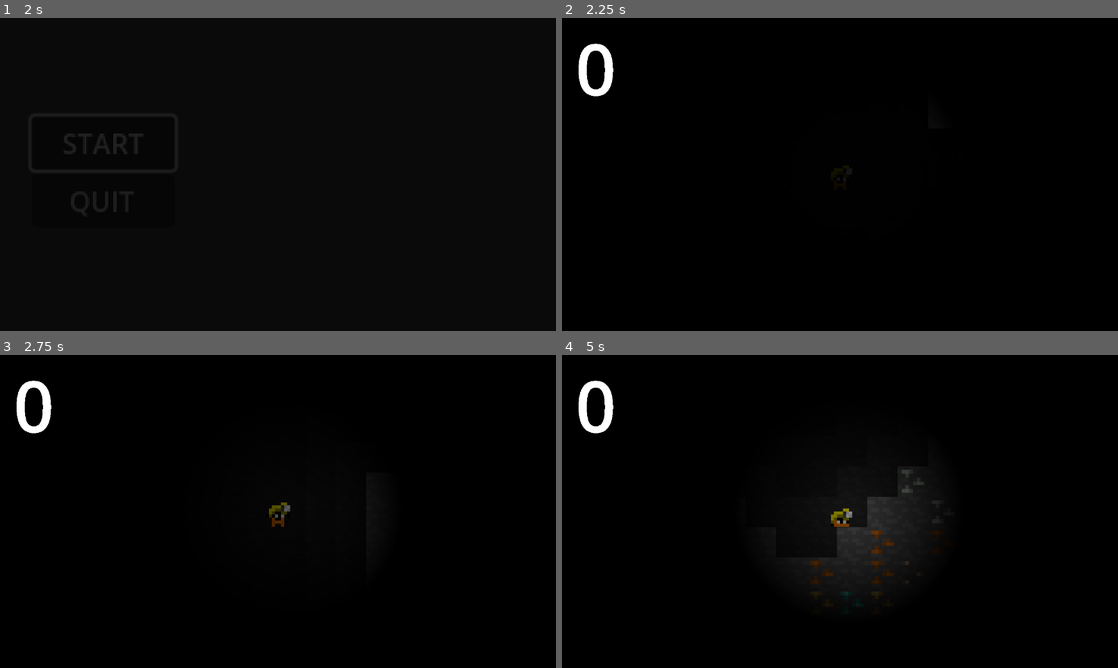
Above: before the commit, frames 1-4 (two rows, left to right).
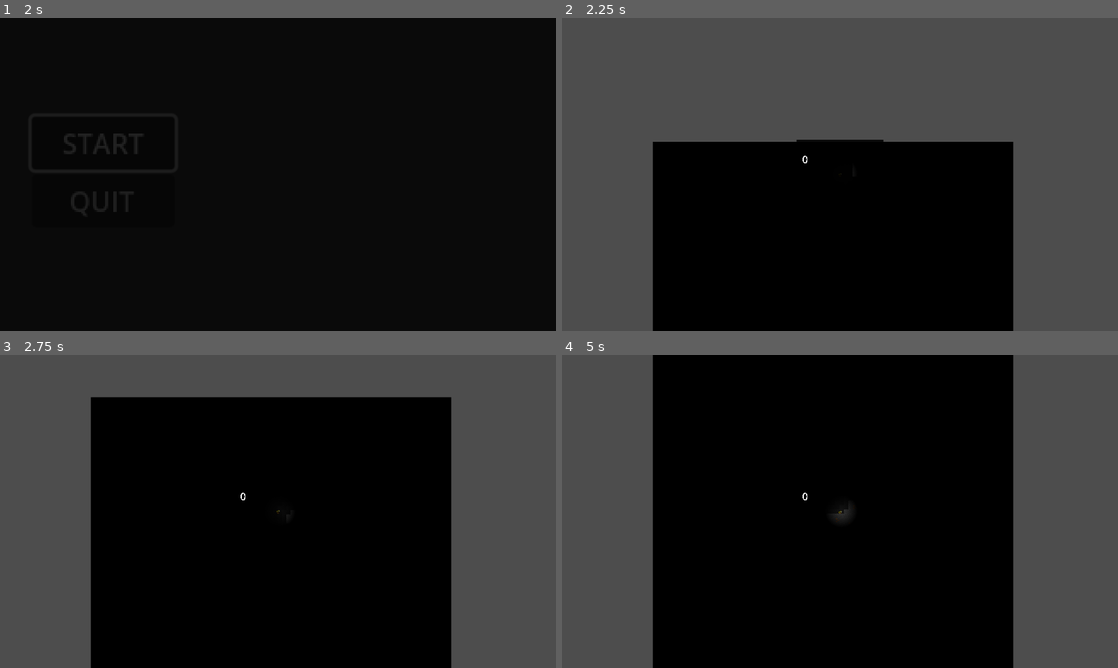
Above: after the commit, the same moments.

Repository: SheEldenOnMyRingUntilITarnished/GDD-223-Game-1-Week-Jam-
Game: Godot game, scene res://Scenes/main_menu.tscn
Same seed, same stepped clock (60 frames per second), same inputs: the game is played once before the commit and once after it.
Inputs:
- Up to frame 1 (2 s): click "START" at 0.5 s; click "START" at 1.25 s
- Up to frame 2 (2.25 s): hold D (Player_Right) from 2.03 s (still down); tap E (Player_Interact) at 2.1 s
- Up to frame 3 (2.75 s): keep holding D (Player_Right); tap Space (Player_Jump) at 2.27 s
- Up to frame 4 (5 s): tap Down (Player_Pickaxe_Down) at 2.85 s; tap Space (Player_Jump) at 3.02, 4.25, 4.52 s; tap Enter at 3.5 s; release D (Player_Right) at 3.53 s; hold A (Player_Left) 3.53-4.28 s; hold Left (Player_Pickaxe_Left) 3.53-4.28 s; hold D (Player_Right) from 4.28 s (still down); tap Right (Player_Pickaxe_Right) at 4.35 s

Frame 1 is identical in both runs. In frame 2, 61% of the frame differs, in the area x 0-100%, y 0-100%; in frame 3, 44%; in frame 4, 39%.

Commit message:
Added in stores
Added in stores, haven't added a system to buy items yet though

Diff:
--- a/Prefabs/Blocks/bedrock_block_prefab.tscn
+++ b/Prefabs/Blocks/bedrock_block_prefab.tscn
@@ -5,3 +5,6 @@
 
 [node name="Node2D" instance=ExtResource("1_i73xn")]
 script = ExtResource("2_m72mm")
+
+[node name="Sprite2D" parent="." index="1"]
+z_index = 1
--- /dev/null
+++ b/Prefabs/Blocks/torch_block_prefab.tscn
@@ -0,0 +1,20 @@
+[gd_scene load_steps=4 format=3 uid="uid://c0gxwm6ed3chf"]
+
+[ext_resource type="PackedScene" uid="uid://f1j1yp33pky1" path="res://Prefabs/basic_block_prefab.tscn" id="1_d125p"]
+[ext_resource type="Script" uid="uid://c0x1aufh07a1d" path="res://Scripts/Blocks/background_block_data.gd" id="2_ou7ii"]
+[ext_resource type="Texture2D" uid="uid://1s6o2j7m8tni" path="res://Sprites/a5bbfead133882d0a9f4c14a092c97be9cbbf5a3.png" id="3_1ghvp"]
+
+[node name="Node2D" instance=ExtResource("1_d125p")]
+script = ExtResource("2_ou7ii")
+
+[node name="CollisionShape2D" parent="." index="0"]
+disabled = true
+
+[node name="Sprite2D" parent="." index="1"]
+frame = 5
+
+[node name="PointLight2D" type="PointLight2D" parent="." index="2"]
+scale = Vector2(0.3, 0.3)
+color = Color(1, 0.4509804, 0, 1)
+energy = 3.0
+texture = ExtResource("3_1ghvp")
--- /dev/null
+++ b/Prefabs/Refill_Oil_Station.tscn
@@ -0,0 +1,23 @@
+[gd_scene load_steps=4 format=3 uid="uid://cln704s3yf8b"]
+
+[ext_resource type="Script" uid="uid://b5o5rdufrekcf" path="res://Scripts/refill_oil_station_data.gd" id="1_keblg"]
+[ext_resource type="Texture2D" uid="uid://cayylhm77epw2" path="res://Sprites/Block Sprites.png" id="2_p261y"]
+
+[sub_resource type="RectangleShape2D" id="RectangleShape2D_r7mca"]
+size = Vector2(10, 10)
+
+[node name="Node2D" type="Area2D"]
+script = ExtResource("1_keblg")
+
+[node name="CollisionShape2D" type="CollisionShape2D" parent="."]
+shape = SubResource("RectangleShape2D_r7mca")
+disabled = true
+
+[node name="Sprite2D" type="Sprite2D" parent="."]
+modulate = Color(0.15686275, 0, 1, 1)
+scale = Vector2(1.25, 1.25)
+texture = ExtResource("2_p261y")
+hframes = 11
+frame = 3
+
+[connection signal="area_entered" from="." to="." method="_on_area_entered"]
--- a/Scenes/main_game.tscn
+++ b/Scenes/main_game.tscn
@@ -1,9 +1,11 @@
-[gd_scene load_steps=12 format=3 uid="uid://632ip3qy3hbl"]
+[gd_scene load_steps=14 format=3 uid="uid://632ip3qy3hbl"]
 
 [ext_resource type="Script" uid="uid://b3toqbb2vuqom" path="res://Scripts/main_game_system.gd" id="1_6j5ir"]
 [ext_resource type="PackedScene" uid="uid://gi2xish0ma2a" path="res://Scenes/cave_generator.tscn" id="1_l756w"]
 [ext_resource type="PackedScene" uid="uid://un0y14wnyj4r" path="res://Prefabs/Player.tscn" id="2_pu3va"]
 [ext_resource type="Script" uid="uid://xqb3l377u5ld" path="res://Scripts/ValueHolder.gd" id="3_0e3vx"]
+[ext_resource type="Script" uid="uid://c21c0y6aq15l3" path="res://Scripts/camera_controller.gd" id="4_mgc0q"]
+[ext_resource type="PackedScene" uid="uid://nxbppas5ve38" path="res://Prefabs/shop_prefab.tscn" id="6_bb2iq"]
 
 [sub_resource type="CanvasItemMaterial" id="CanvasItemMaterial_0e3vx"]
 light_mode = 1
@@ -91,7 +93,7 @@
 
 [node name="Camera2D" type="Camera2D" parent="Player"]
 position = Vector2(0, 3)
-zoom = Vector2(7, 7)
+script = ExtResource("4_mgc0q")
 
 [node name="ColorRect" type="ColorRect" parent="Player/Camera2D"]
 visible = false
@@ -100,6 +102,13 @@
 offset_right = 100.0
 offset_bottom = 120.0
 color = Color(0, 0, 0, 1)
+
+[node name="Shop" parent="Player/Camera2D" instance=ExtResource("6_bb2iq")]
+visible = false
+offset_left = -625.0
+offset_top = -346.0
+offset_right = -625.0
+offset_bottom = -346.0
 
 [node name="Control" type="Control" parent="Player"]
 material = SubResource("CanvasItemMaterial_0e3vx")
@@ -140,4 +149,5 @@
 &"": SubResource("AnimationLibrary_6j5ir")
 }
 
+[connection signal="update_camera" from="Player" to="Player/Camera2D" method="_on_player_update_camera"]
 [connection signal="update_money" from="Player" to="Player/Control/VSplitContainer/Label" method="_on_player_update_money"]
--- /dev/null
+++ b/Scripts/camera_controller.gd
@@ -0,0 +1,5 @@
+extends Camera2D
+
+
+func _on_player_update_camera(size: int) -> void:
+	zoom = Vector2(size,size)
--- a/Scripts/cave_generator.gd
+++ b/Scripts/cave_generator.gd
@@ -2,19 +2,21 @@
 
 #ORE RARITY
 const COPPER_ORE_RARITY: float = 1
-const IRON_ORE_RARITY: float = 3
-const SILVER_ORE_RARITY: float = 5
-const GOLD_ORE_RARITY: float = 8
-const DIAMOND_RARITY: float = 12
+const IRON_ORE_RARITY: float = 7
+const SILVER_ORE_RARITY: float = 12
+const GOLD_ORE_RARITY: float = 56
+const DIAMOND_RARITY: float = 82
 
 #CAVE GENERATION---
-const WIDTH: int = 60
-const HEIGHT_OF_FALL_AREA: int = 300
-const HEIGHT_OF_CAVE: int = 600
-const HEIGHT_OF_WIN_ROOM: int = 30
-const THICKNESS_OF_BORDERS: int = 12
+const WIDTH: float = 60
+const HEIGHT_OF_FALL_AREA: float = 300
+const AMOUNT_OF_SHOPS: float = 6
+const SHOP_HEIGHT: float = 12
+const HEIGHT_OF_CAVE: float = 1200
+const HEIGHT_OF_WIN_ROOM: float = 30
+const THICKNESS_OF_BORDERS: float = 12
 const CELL_SIZE: float = 10.0
-const CAVE_SMOOTHING: int = 4
+const CAVE_SMOOTHING: float = 4
 
 #BLOCKS
 const BACKGROUND_BLOCK = preload("res://Prefabs/Blocks/background_block_prefab.tscn")
@@ -28,6 +30,14 @@
 const DIAMOND_BLOCK = preload("res://Prefabs/Blocks/diamond_block.tscn")
 const BEDROCK_BLOCK = preload("res://Prefabs/Blocks/bedrock_block_prefab.tscn")
 
+#DECORATIONS
+const TORCH_BLOCK = preload("res://Prefabs/Blocks/torch_block_prefab.tscn")
+#const ROCK_DECORATION = preload()
+#const ROOF_ROCK_DECORATION = preload()
+
+#Shop
+const COUNT_OF_TORCHS: int = 12
+
 #Grid
 var grid = []
 
@@ -48,7 +58,17 @@
 			else:
 				grid[x].append(randf() > 0.45)
 		for y in range(HEIGHT_OF_CAVE - HEIGHT_OF_WIN_ROOM):
-			grid[x].append(randf() > 0.45)
+			var shop_block = false
+			for i in AMOUNT_OF_SHOPS:
+				if y > HEIGHT_OF_CAVE/(i+1) && y < HEIGHT_OF_CAVE/(i+1) + SHOP_HEIGHT:
+					grid[x].append(false)
+					shop_block = true
+				else: if y > HEIGHT_OF_CAVE/(i+1) - SHOP_HEIGHT/2 && y < HEIGHT_OF_CAVE/(i+1) + SHOP_HEIGHT + SHOP_HEIGHT/2:
+					grid[x].append(true)
+					shop_block = true
+			if shop_block == false:
+				grid[x].append(randf() > 0.45)
+
 		for y in range(HEIGHT_OF_WIN_ROOM):
 			grid[x].append(true)
 
@@ -59,10 +79,13 @@
 		for x in range(WIDTH):
 			for y in range(HEIGHT_OF_CAVE):
 				var wall_count = count_neighboring_walls(x, y)
-				if grid[x][y]:
-					new_grid[x][y] = wall_count > 3
-				else:
-					new_grid[x][y] = wall_count > 4
+				for s in AMOUNT_OF_SHOPS:
+					if y > HEIGHT_OF_CAVE/(s+1) - SHOP_HEIGHT/2 && y < HEIGHT_OF_CAVE/(s+1) + SHOP_HEIGHT + SHOP_HEIGHT/2:
+						pass
+					else: if grid[x][y]:
+						new_grid[x][y] = wall_count > 3
+					else:
+						new_grid[x][y] = wall_count > 4
 		grid = new_grid
 
 #Counts the points that are true around a target point
@@ -101,51 +124,77 @@
 			cell.position = Vector2(x * CELL_SIZE, (y + HEIGHT_OF_CAVE) * CELL_SIZE)
 			add_child(cell)
 
+	var amount_of_torchs = 0
 	for x in range(WIDTH):
 		for y in range(HEIGHT_OF_CAVE):
+			var cell = null
+			for i in AMOUNT_OF_SHOPS:
+					if y - HEIGHT_OF_FALL_AREA >= HEIGHT_OF_CAVE/(i+1) && y - HEIGHT_OF_FALL_AREA <= HEIGHT_OF_CAVE/(i+1) + 3 && (x < WIDTH/2 - 6 || x > WIDTH/2 + 6):
+						cell = BEDROCK_BLOCK.instantiate()
+						cell.position = Vector2(x * CELL_SIZE, y * CELL_SIZE)
+						add_child(cell)
+					else:if y - HEIGHT_OF_FALL_AREA >= HEIGHT_OF_CAVE/(i+1) + SHOP_HEIGHT && y - HEIGHT_OF_FALL_AREA <= HEIGHT_OF_CAVE/(i+1) + SHOP_HEIGHT + 3  && (x < WIDTH/2 - 6 || x > WIDTH/2 + 6):
+						cell = BEDROCK_BLOCK.instantiate()
+						cell.position = Vector2(x * CELL_SIZE, y * CELL_SIZE)
+						add_child(cell)
+					else:if y - HEIGHT_OF_FALL_AREA == HEIGHT_OF_CAVE/(i+1) + SHOP_HEIGHT - 1 && x == WIDTH/3:
+						cell = BEDROCK_BLOCK.instantiate()#OIL REFILL
+						#cell.connect("interacted_with", $"../../Player")
+						cell.position = Vector2(x * CELL_SIZE, y * CELL_SIZE)
+						add_child(cell)
+					else:
+						cell = null
 			if grid[x][y]:
-				if(randf() * HEIGHT_OF_CAVE > (randf() * DIAMOND_RARITY + 1) * (HEIGHT_OF_CAVE - y)):
-					var cell = DIAMOND_BLOCK.instantiate()
+				if cell == null:
+					if(randf() * HEIGHT_OF_CAVE > (randf() * DIAMOND_RARITY + 1) * (HEIGHT_OF_CAVE - y)):
+						cell = DIAMOND_BLOCK.instantiate()
+						cell.position = Vector2(x * CELL_SIZE, y * CELL_SIZE)
+						add_child(cell)
+					else:if(randf() * HEIGHT_OF_CAVE > (randf() * GOLD_ORE_RARITY + 1) * (HEIGHT_OF_CAVE - y)):
+						cell = GOLD_ORE_BLOCK.instantiate()
+						cell.position = Vector2(x * CELL_SIZE, y * CELL_SIZE)
+						add_child(cell)
+					else:if(randf() * HEIGHT_OF_CAVE > (randf() * SILVER_ORE_RARITY + 1) * (HEIGHT_OF_CAVE - y)):
+						cell = SILVER_ORE_BLOCK.instantiate()
+						cell.position = Vector2(x * CELL_SIZE, y * CELL_SIZE)
+						add_child(cell)
+					else:if(randf() * HEIGHT_OF_CAVE > (randf() * IRON_ORE_RARITY + 1) * (HEIGHT_OF_CAVE - y)):
+						cell = IRON_ORE_BLOCK.instantiate()
+						cell.position = Vector2(x * CELL_SIZE, y * CELL_SIZE)
+						add_child(cell)
+					else:if(randf() * HEIGHT_OF_CAVE > (randf() * COPPER_ORE_RARITY + 1) * (HEIGHT_OF_CAVE - y)):
+						cell = COPPER_ORE_BLOCK.instantiate()
+						cell.position = Vector2(x * CELL_SIZE, y * CELL_SIZE)
+						add_child(cell)
+					else:
+						cell = STONE_BLOCK.instantiate()
+						cell.position = Vector2(x * CELL_SIZE, y * CELL_SIZE)
+						add_child(cell)
+			else:
+				if cell == null:
+					var wall_count = count_neighboring_walls(x, y)
+					if wall_count > 0:
+						cell = BACKGROUND_BLOCK.instantiate()
+					else:
+						wall_count += count_neighboring_walls(x+1, y)
+						wall_count += count_neighboring_walls(x-1, y)
+						wall_count += count_neighboring_walls(x+1, y-1)
+						wall_count += count_neighboring_walls(x-1, y+1)
+						wall_count += count_neighboring_walls(x+1, y+1)
+						wall_count += count_neighboring_walls(x-1, y-1)
+						wall_count += count_neighboring_walls(x, y+1)
+						wall_count += count_neighboring_walls(x, y-1)
+						if wall_count > 0:
+							cell = DEEP_BACKGROUND_BLOCK.instantiate()
+						else:
+							cell = DEEPEST_BACKGROUND_BLOCK.instantiate()
+
 					cell.position = Vector2(x * CELL_SIZE, y * CELL_SIZE)
 					add_child(cell)
-				else:if(randf() * HEIGHT_OF_CAVE > (randf() * GOLD_ORE_RARITY + 1) * (HEIGHT_OF_CAVE - y)):
-					var cell = GOLD_ORE_BLOCK.instantiate()
-					cell.position = Vector2(x * CELL_SIZE, y * CELL_SIZE)
-					add_child(cell)
-				else:if(randf() * HEIGHT_OF_CAVE > (randf() * SILVER_ORE_RARITY + 1) * (HEIGHT_OF_CAVE - y)):
-					var cell = SILVER_ORE_BLOCK.instantiate()
-					cell.position = Vector2(x * CELL_SIZE, y * CELL_SIZE)
-					add_child(cell)
-				else:if(randf() * HEIGHT_OF_CAVE > (randf() * IRON_ORE_RARITY + 1) * (HEIGHT_OF_CAVE - y)):
-					var cell = IRON_ORE_BLOCK.instantiate()
-					cell.position = Vector2(x * CELL_SIZE, y * CELL_SIZE)
-					add_child(cell)
-				else:if(randf() * HEIGHT_OF_CAVE > (randf() * COPPER_ORE_RARITY + 1) * (HEIGHT_OF_CAVE - y)):
-					var cell = COPPER_ORE_BLOCK.instantiate()
-					cell.position = Vector2(x * CELL_SIZE, y * CELL_SIZE)
-					add_child(cell)
-				else:
-					var cell = STONE_BLOCK.instantiate()
-					cell.position = Vector2(x * CELL_SIZE, y * CELL_SIZE)
-					add_child(cell)
-			else:
-				var wall_count = count_neighboring_walls(x, y)
-				var cell
-				if wall_count > 0:
-					cell = BACKGROUND_BLOCK.instantiate()
-				else:
-					wall_count += count_neighboring_walls(x+1, y)
-					wall_count += count_neighboring_walls(x-1, y)
-					wall_count += count_neighboring_walls(x+1, y-1)
-					wall_count += count_neighboring_walls(x-1, y+1)
-					wall_count += count_neighboring_walls(x+1, y+1)
-					wall_count += count_neighboring_walls(x-1, y-1)
-					wall_count += count_neighboring_walls(x, y+1)
-					wall_count += count_neighboring_walls(x, y-1)
-					if wall_count > 0:
-						cell = DEEP_BACKGROUND_BLOCK.instantiate()
-					else:
-						cell = DEEPEST_BACKGROUND_BLOCK.instantiate()
-
-				cell.position = Vector2(x * CELL_SIZE, y * CELL_SIZE)
-				add_child(cell)
+
+		if x == WIDTH/COUNT_OF_TORCHS * amount_of_torchs:
+			amount_of_torchs += 1
+			for i in AMOUNT_OF_SHOPS:
+				var torch = TORCH_BLOCK.instantiate()
+				torch.position = Vector2(x * CELL_SIZE, (((HEIGHT_OF_CAVE)/(i+1) + SHOP_HEIGHT/2) + HEIGHT_OF_FALL_AREA) * CELL_SIZE)
+				add_child(torch)
--- a/Scripts/player_movement.gd
+++ b/Scripts/player_movement.gd
@@ -19,6 +19,8 @@
 const FRICTION: float = 10.0
 
 signal update_money(value: int)
+signal update_camera(size: int)
+
 var value: int = 0
 var in_shop:bool = false
 
@@ -28,13 +30,16 @@
 var landed = false
 
 #Pickaxe Upgradable Stats
-var mining_speed: float = 1.0
-var mining_range: int = 15
+var mining_speed: float = 0
+var mining_range: int = 300
 var mining_fortune: float = 1.0
 
 #Light Stats
 var max_lamp_size: float = 0.15
 var lamp_decrease_speed: float = 0.0005
+
+#Camera Stats
+var max_camera_size: float = 1
 
 func _ready() -> void:
 	Update_Pickaxe_Stats()
@@ -44,6 +49,9 @@
 	large_falling = false
 	falling = false
 	landed = true
+
+	update_camera.emit(max_camera_size)
+
 	GetUpTimer.start(5)
 
 
@@ -125,7 +133,7 @@
 		if Input.is_action_just_released("Player_Jump") or is_on_ceiling():
 			velocity.y *= 0.5
 		gravity = lerp(gravity, MAX_GRAVITY, MIN_GRAVITY * delta)
-		print(gravity)
+		#print(gravity)
 		if gravity >= 22 && falling:
 			$AnimatedSprite2D.play("Large_Fall")
 			large_falling = true
--- /dev/null
+++ b/Scripts/refill_oil_station_data.gd
@@ -0,0 +1,6 @@
+extends Area2D
+
+signal interacted_with
+
+func _on_area_entered(area: Area2D) -> void:
+	interacted_with.emit()
Not shown, added: Scripts/camera_controller.gd.uid
Not shown, added: Scripts/refill_oil_station_data.gd.uid
